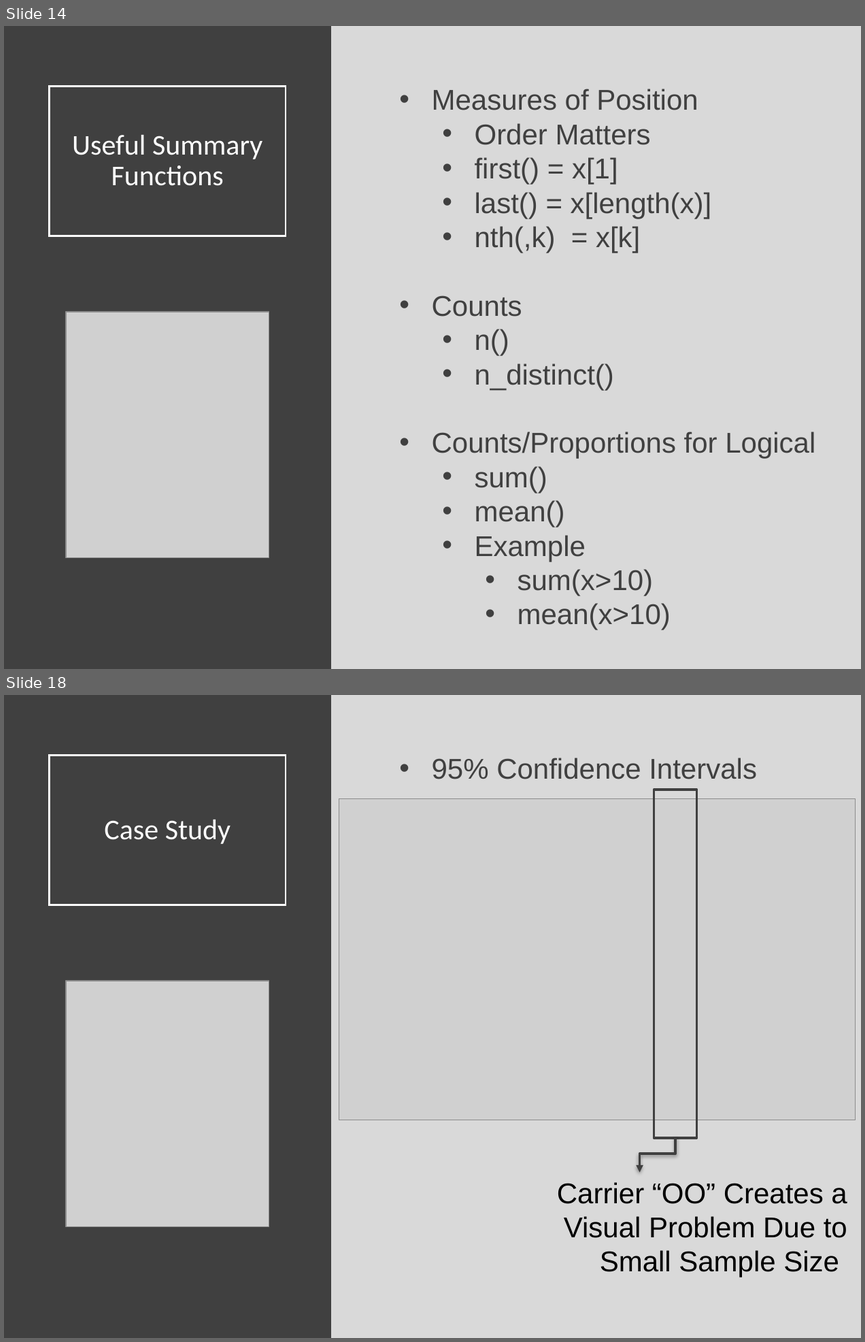
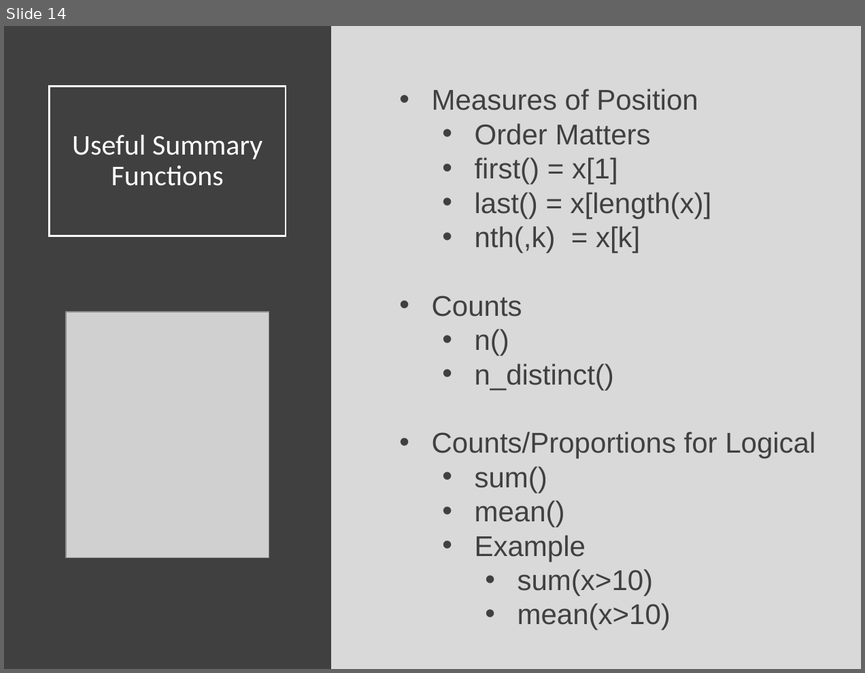
Before and after one commit to Yixf-Self/STOR320_WEBSITE, a slide deck: Lecture/Lecture 6/Lecture 6.pptx. Shown one above the other, each under a label of ours: slides 14 and 18 before the commit, slide 14 after it; the slides between them are not shown. The pictures are 865x1342 and 865x673 pixels, drawn with LibreOffice and Linux fonts; fonts in the diff are those of the drawing; grey boxes stand for pictures. Boxes give left, top, right and bottom in pixels: in the first picture for what was removed or moved away, otherwise in the second. Text is boxed around its words. In the diff, an @@ line names an element or a change of style, - is before the commit and + after.

```diff
--- a/Lecture/Lecture 6/Lecture 6.pptx
+++ b/Lecture/Lecture 6/Lecture 6.pptx
@@ slide 18 removed at bbox=[4, 695, 861, 1338], background #D9D9D9 @@
@@ rectangle removed at bbox=[4, 695, 331, 1338] @@
@@ title removed at bbox=[50, 755, 286, 905] @@
-Case Study
@@ text removed at bbox=[432, 758, 757, 779] @@
-• 95% Confidence Intervals
@@ rectangle removed at bbox=[653, 790, 696, 1137] @@
@@ picture removed at bbox=[339, 798, 855, 1120] @@
@@ picture removed at bbox=[66, 981, 269, 1226] @@
@@ elbow arrow removed from (675, 1136) to (640, 1172) @@
@@ text removed at bbox=[557, 1182, 847, 1277] @@
-Carrier “OO” Creates a Visual Problem Due to Small Sample Size
```
Also in this commit, not shown: 1 slide changed, 4 other slides removed, 19 other files.
